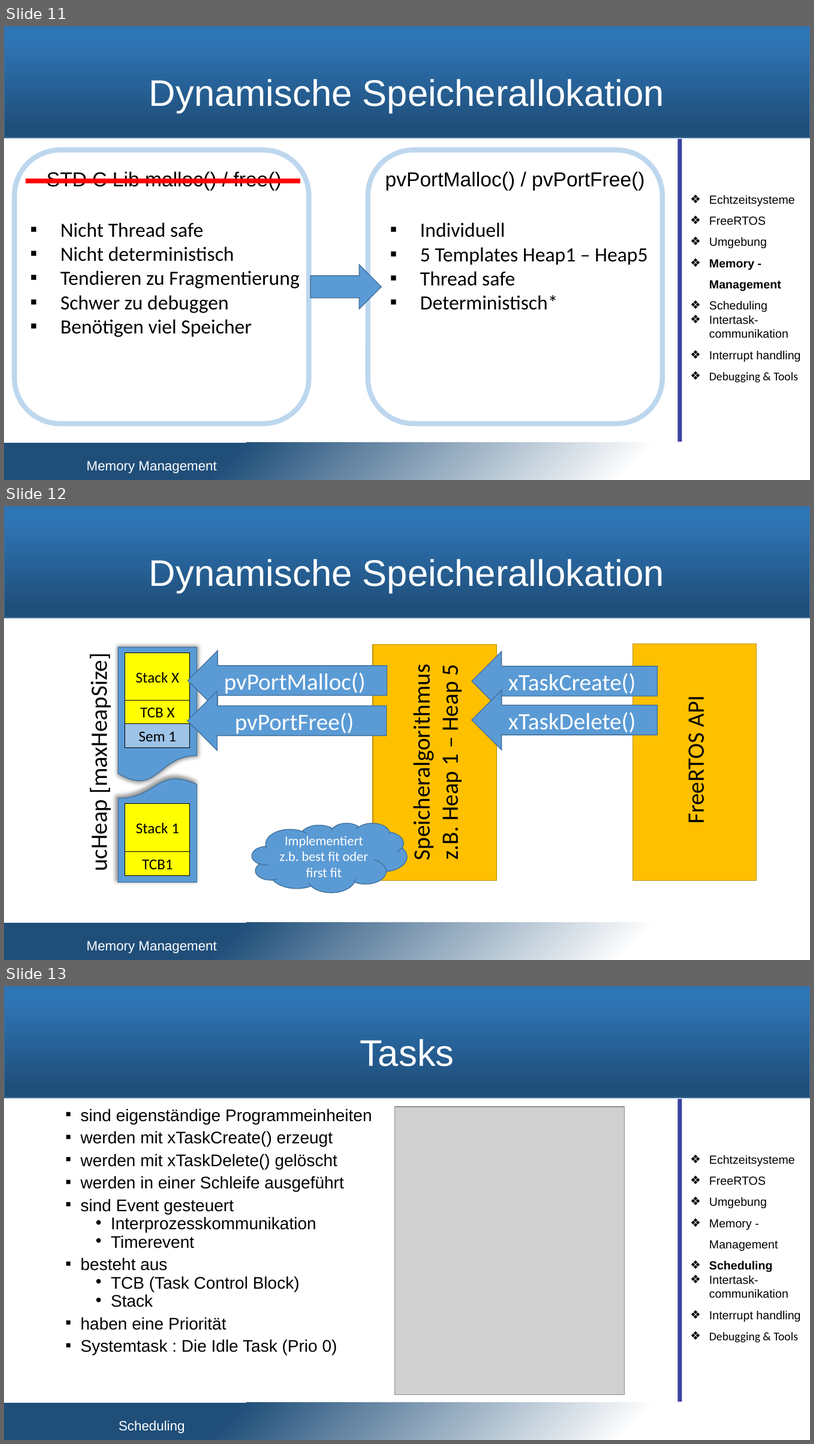
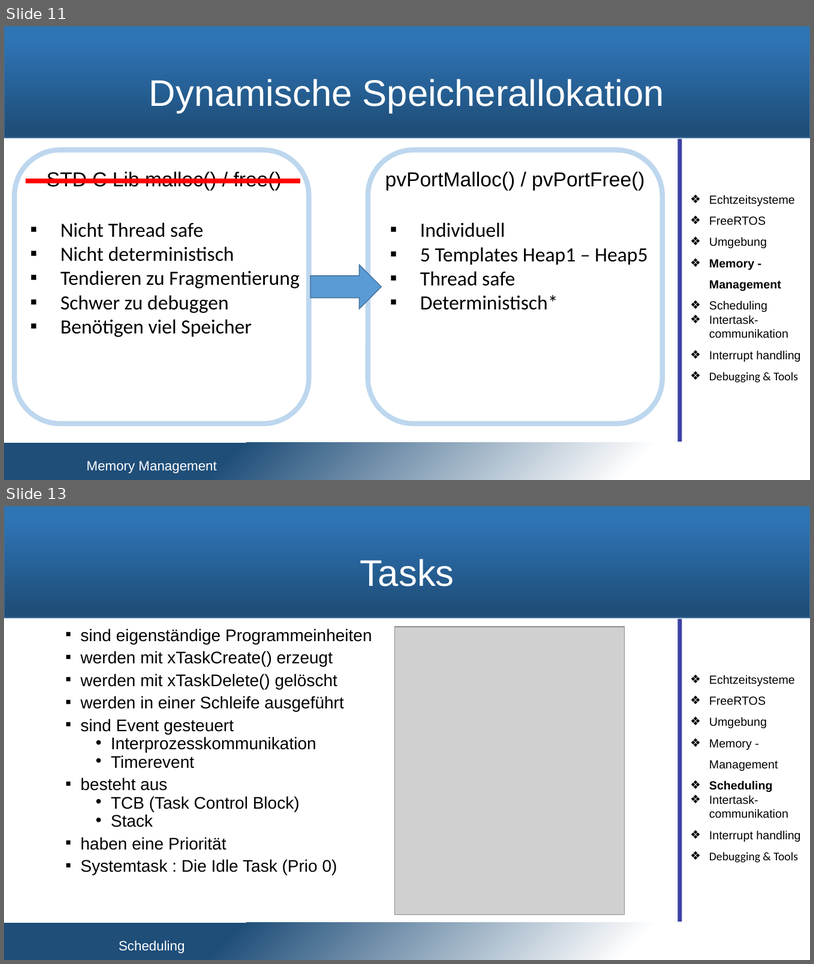
Before and after one commit to snobz/Seminar_BS_2017, a slide deck: Päsi/Seminar Betriebssysteme.pptx. Shown one above the other, each under a label of ours: slides 11, 12 and 13 before the commit, slides 11 and 13 after it; the slides between them are not shown. The pictures are 814x1444 and 814x964 pixels, drawn with LibreOffice and Linux fonts; fonts in the diff are those of the drawing; grey boxes stand for pictures; background and template pictures are left out. Boxes give left, top, right and bottom in pixels: in the first picture for what was removed or moved away, otherwise in the second. Text is boxed around its words. In the diff, an @@ line names an element or a change of style, - is before the commit and + after.

```diff
--- a/Päsi/Seminar Betriebssysteme.pptx
+++ b/Päsi/Seminar Betriebssysteme.pptx
@@ slide 12 removed at (4,506,810,960), background #FFFFFF; not listed: 2 template elements that a slide beside it also shows @@
@@ title removed at (149,559,665,593) @@
-Dynamische Speicherallokation
@@ text removed at (84,667,113,868) @@
-ucHeap [maxHeapSize]
@@ rectangle removed at (125,655,190,679) @@
@@ right arrow removed at (188,651,387,710) @@
-pvPortMalloc()
@@ right arrow removed at (472,651,658,711) @@
-xTaskCreate()
@@ rectangle removed at (125,677,190,702) @@
@@ right arrow removed at (188,691,387,750) @@
-pvPortFree()
@@ right arrow removed at (472,690,658,749) @@
-xTaskDelete()
@@ group removed at (373,644,757,880): 2 rectangles, 2 texts @@
-Speicheralgorithmus
-z.B. Heap 1 – Heap 5
-FreeRTOS API
@@ rectangle removed at (125,803,190,851) @@
-Stack 1
@@ group removed at (119,647,197,882): 5 rectangles, 2 flow chart documents @@
-TCB1
-Sem 1
-TCB X
-Stack X
-Stack 1
@@ cloud removed at (252,823,408,892) @@
-Implementiert z.b. best fit oder first fit
@@ text removed at (87,940,216,953) @@
-Memory Management
```
Also in this commit, not shown: 1 slide changed, 1 slide added.
